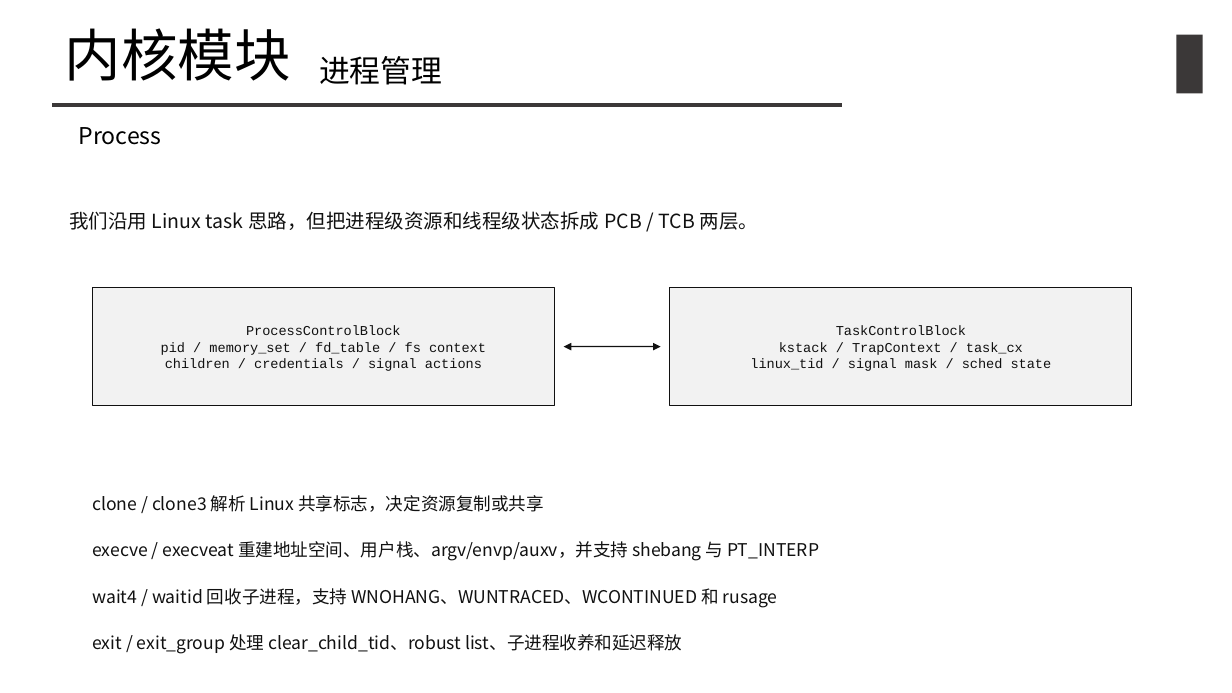
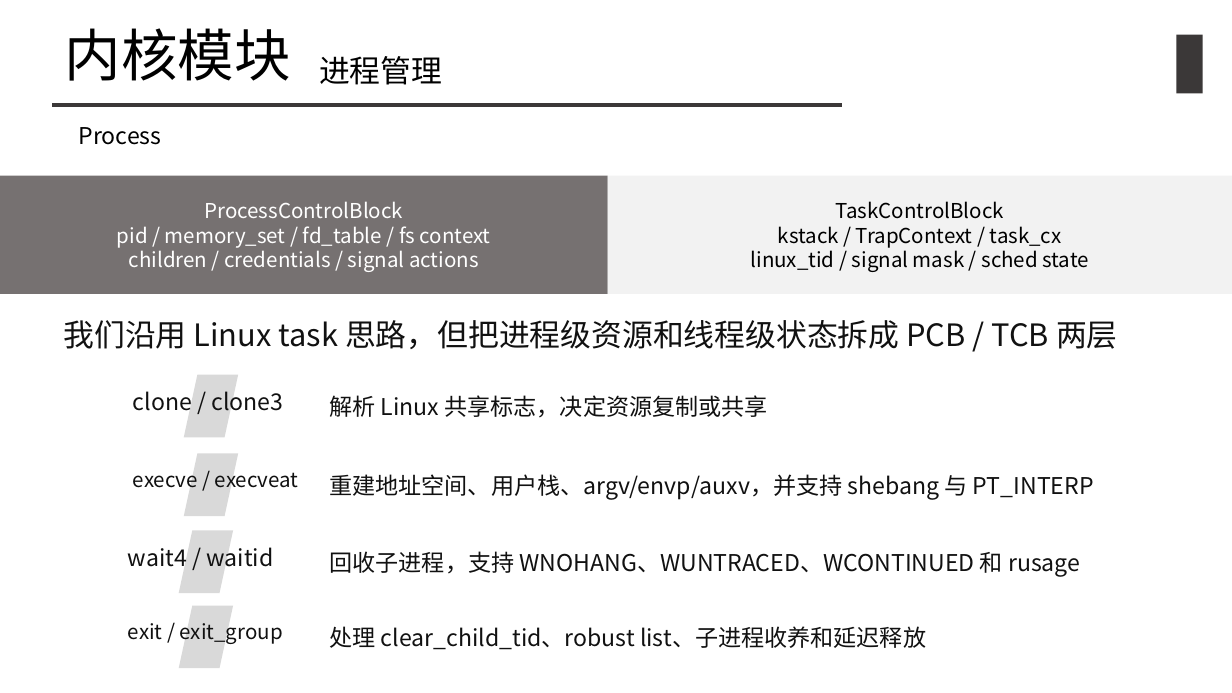
Before and after one commit to pengstem/WHUSP, a slide deck: slide 25 of WHUSP 初赛汇报.pptx (slide 24 before the commit). Drawn at 1232x693 pixels with LibreOffice and Linux fonts; fonts in the diff are those of the drawing. Boxes give left, top, right and bottom in pixels: in the first picture for what was removed or moved away, otherwise in the second. Text is boxed around its words. In the diff, an @@ line names an element or a change of style, - is before the commit and + after.

```diff
--- a/WHUSP 初赛汇报.pptx
+++ b/WHUSP 初赛汇报.pptx
@@ rectangle "ProcessControlBlock": place and size @@
-rectangle "ProcessControlBlock" at (92,287,555,406)
+rectangle "ProcessControlBlock" at (0,176,608,294)
@@ rectangle "ProcessControlBlock" at (0,176,608,294): size 10.6 to 16 pt, font Courier New to Noto Sans CJK SC, text colour #111111 to #FFFFFF; fill #F2F2F2 to #767171; outline #111111 0.8 pt to none @@
@@ rectangle "TaskControlBlock": place and size @@
-rectangle "TaskControlBlock" at (670,287,1132,406)
+rectangle "TaskControlBlock" at (608,176,1232,294)
@@ rectangle "TaskControlBlock" at (608,176,1232,294): size 10.6 to 16 pt, font Courier New to Noto Sans CJK SC, text colour #111111 to #000000; outline #111111 0.8 pt to none @@
@@ text at (64,320,1118,349): text changed; size 15.2 to 24 pt @@
-我们沿用 Linux task 思路，但把进程级资源和线程级状态拆成 PCB / TCB 两层。
+我们沿用 Linux task 思路，但把进程级资源和线程级状态拆成 PCB / TCB 两层
@@ double arrow removed from (564, 347) to (661, 347) @@
@@ parallelogram added at (184,375,238,438), fill #D9D9D9 @@
@@ vertical alignment middle to top in 4 elements at (330,626,926,650), (330,551,1080,577), (329,474,1094,500), (329,395,767,418) @@
@@ text added at (133,391,283,411), 18 pt, text #111111 @@
+clone / clone3
@@ text at (329,395,767,418): text changed; size 13.7 to 18 pt @@
-clone / clone3 解析 Linux 共享标志，决定资源复制或共享
+解析 Linux 共享标志，决定资源复制或共享
@@ text added at (133,472,298,488), 16 pt, text #111111 @@
+execve / execveat
@@ parallelogram added at (184,454,238,517), fill #D9D9D9 @@
@@ text at (329,474,1094,500): text changed; size 13.7 to 18 pt @@
-execve / execveat 重建地址空间、用户栈、argv/envp/auxv，并支持 shebang 与 PT_INTERP
+重建地址空间、用户栈、argv/envp/auxv，并支持 shebang 与 PT_INTERP
@@ parallelogram added at (178,531,233,593), fill #D9D9D9 @@
@@ text added at (128,547,273,567), 18 pt, text #111111 @@
+wait4 / waitid
@@ text at (330,551,1080,577): text changed; size 13.7 to 18 pt @@
-wait4 / waitid 回收子进程，支持 WNOHANG、WUNTRACED、WCONTINUED 和 rusage
+回收子进程，支持 WNOHANG、WUNTRACED、WCONTINUED 和 rusage
@@ text added at (128,623,283,644), 16 pt, text #111111 @@
+exit / exit_group
@@ parallelogram added at (178,605,233,668), fill #D9D9D9 @@
@@ text at (330,626,926,650): text changed; size 13.7 to 18 pt @@
-exit / exit_group 处理 clear_child_tid、robust list、子进程收养和延迟释放
+处理 clear_child_tid、robust list、子进程收养和延迟释放
```
Also in this commit, not shown: 5 other slides changed, 1 slide added, 1 other file.
